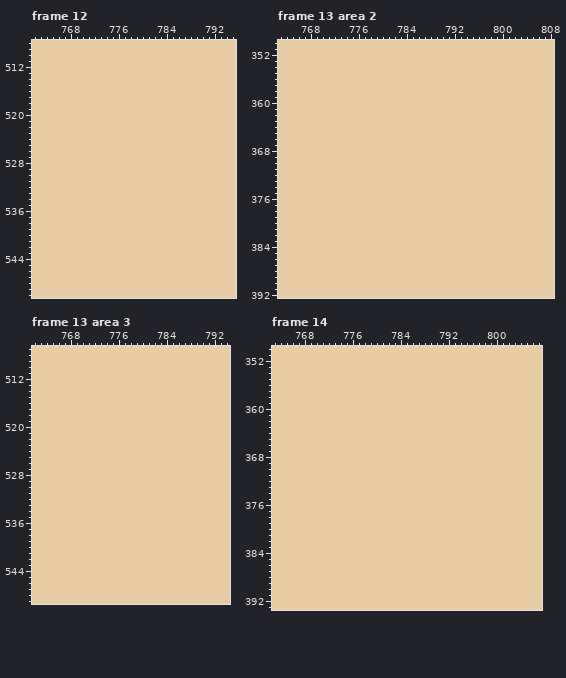
File history of a pixel-art file, AsepriteFiles/UI/UI_Playground.aseprite. The picture above was drawn from the file before the commit.
900x640 pixels, 18 frames. Colours within 5 levels of each other are drawn and written as one. Shown: frame 12: x 762..795, y 508..550; frame 13 area 2: x 763..808, y 350..392; frame 13 area 3: x 762..794, y 507..549; frame 14: x 763..807, y 350..393. The commit also changed other frames or places, which this record leaves out.
The result:
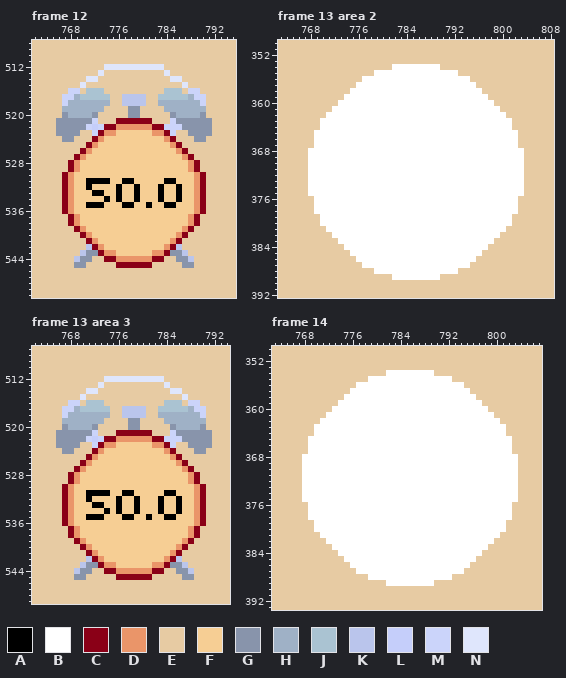
Palette (. is transparent): A #000000  B #ffffff  C #8a0017  D #ea9569  E #e7cba3  F #f6ce94  G #8894ab  H #9fb1c6  J #aac3d2  K #bac5ec  L #c5cefa  M #cbd4fa  N #dfe6fc
From old to new:
Changed rows in their new state; - is an unchanged pixel.
Frame 12, layers "Letras", "Cosas":
first column x 766:
512 --------NNNNNNNNNN--------
513 -------N----------N-------
514 -----NN------------NN-----
515 ----N----------------N----
516 --MM-JJJ----------JJJ-MM--
517 -MMHJJJJJ--KKKK--JJJJJHMM-
518 -MHHHHHHH--KKKK--HHHHHHHM-
519 -HHHHHHH----GG----HHHHHHH-
520 -GHHHHG-----GG-----GHHHHG-
521 GGGGGGM---CCCCCC---MGGGGGG
522 GGGGGMLMCCDDDDDDCCMMMGGGGG
523 GGGG--MCDDFFFFFFDDCM--GGGG
524 -GG---CDFFFFFFFFFFDC---GG-
525 -----CDFFFFFFFFFFFFDC-----
526 ----CDFFFFFFFFFFFFFFDC----
527 ---CDFFFFFFFFFFFFFFFFDC---
528 --CDFFFFFFFFFFFFFFFFFFDC--
529 --CDFFFFFFFFFFFFFFFFFFDC--
530 -CDFFFFFFFFFFFFFFFFFFFFDC-
531 -CDFFAAAAFFAAFFFFFAAFFFDC-
532 -CDFFAFFFFAFFAFFFAFFAFFDC-
533 -CDFFFAAFFAFFAFFFAFFAFFDC-
534 -CDFFFFFAFAFFAFFFAFFAFFDC-
535 -CDFFAAAFFFAAFFAFFAAFFFDC-
536 -CDFFFFFFFFFFFFFFFFFFFFDC-
537 --CDFFFFFFFFFFFFFFFFFFDC--
538 --CDFFFFFFFFFFFFFFFFFFDC--
539 ---CDFFFFFFFFFFFFFFFFDC---
540 ----CDFFFFFFFFFFFFFFDC----
541 -----CDFFFFFFFFFFFFDC-----
542 -----KCDFFFFFFFFFFDCK-----
543 ----KGGCDDFFFFFFDDCGGK----
544 ---KGG--CCDDDDDDCC--GGK---
545 ---GG-----CCCCCC-----GG---
Frame 13 area 2, layer "Cosas":
first column x 768:
354 --------------BBBBBBBB--------------
355 -----------BBBBBBBBBBBBBB-----------
356 ---------BBBBBBBBBBBBBBBBBB---------
357 --------BBBBBBBBBBBBBBBBBBBB--------
358 -------BBBBBBBBBBBBBBBBBBBBBB-------
359 ------BBBBBBBBBBBBBBBBBBBBBBBB------
360 -----BBBBBBBBBBBBBBBBBBBBBBBBBB-----
361 ----BBBBBBBBBBBBBBBBBBBBBBBBBBBB----
362 ---BBBBBBBBBBBBBBBBBBBBBBBBBBBBBB---
363 --BBBBBBBBBBBBBBBBBBBBBBBBBBBBBBBB--
364 --BBBBBBBBBBBBBBBBBBBBBBBBBBBBBBBB--
365 -BBBBBBBBBBBBBBBBBBBBBBBBBBBBBBBBBB-
366 -BBBBBBBBBBBBBBBBBBBBBBBBBBBBBBBBBB-
367 -BBBBBBBBBBBBBBBBBBBBBBBBBBBBBBBBBB-
368 BBBBBBBBBBBBBBBBBBBBBBBBBBBBBBBBBBBB
369 BBBBBBBBBBBBBBBBBBBBBBBBBBBBBBBBBBBB
370 BBBBBBBBBBBBBBBBBBBBBBBBBBBBBBBBBBBB
371 BBBBBBBBBBBBBBBBBBBBBBBBBBBBBBBBBBBB
372 BBBBBBBBBBBBBBBBBBBBBBBBBBBBBBBBBBBB
373 BBBBBBBBBBBBBBBBBBBBBBBBBBBBBBBBBBBB
374 BBBBBBBBBBBBBBBBBBBBBBBBBBBBBBBBBBBB
375 BBBBBBBBBBBBBBBBBBBBBBBBBBBBBBBBBBBB
376 -BBBBBBBBBBBBBBBBBBBBBBBBBBBBBBBBBB-
377 -BBBBBBBBBBBBBBBBBBBBBBBBBBBBBBBBBB-
378 -BBBBBBBBBBBBBBBBBBBBBBBBBBBBBBBBBB-
379 --BBBBBBBBBBBBBBBBBBBBBBBBBBBBBBBB--
380 --BBBBBBBBBBBBBBBBBBBBBBBBBBBBBBBB--
381 ---BBBBBBBBBBBBBBBBBBBBBBBBBBBBBB---
382 ----BBBBBBBBBBBBBBBBBBBBBBBBBBBB----
383 -----BBBBBBBBBBBBBBBBBBBBBBBBBB-----
384 ------BBBBBBBBBBBBBBBBBBBBBBBB------
385 -------BBBBBBBBBBBBBBBBBBBBBB-------
386 --------BBBBBBBBBBBBBBBBBBBB--------
387 ---------BBBBBBBBBBBBBBBBBB---------
388 -----------BBBBBBBBBBBBBB-----------
389 --------------BBBBBBBB--------------
Frame 13 area 3, layers "Letras", "Cosas": the same change as frame 12
Frame 14, layer "Cosas": the same change as frame 13 area 2
Changed places in both pictures, as pixel boxes (x1, y1, x2, y2):
changed: (56, 64, 212, 268)
changed: (308, 64, 524, 280)
changed: (56, 376, 212, 580)
changed: (302, 370, 518, 586)
